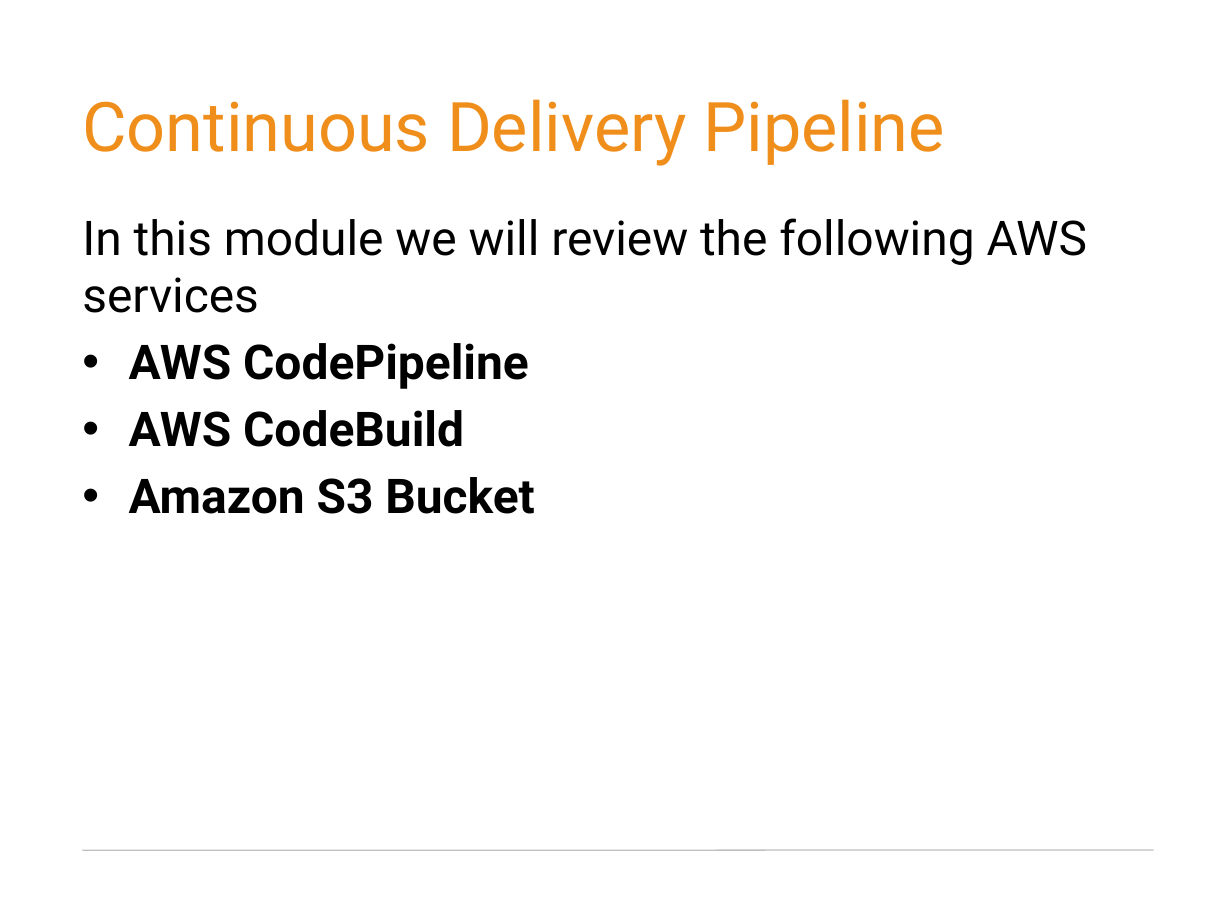
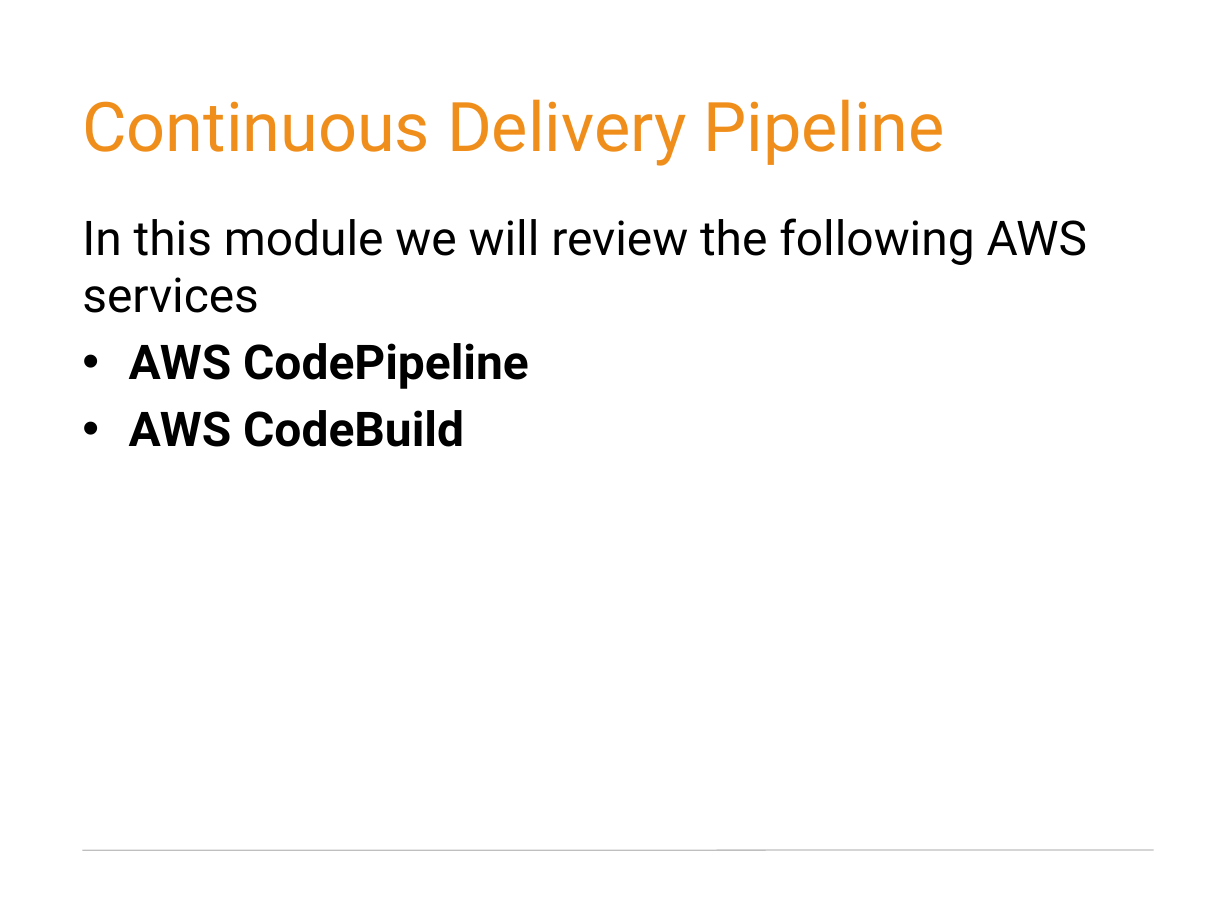
Before and after one commit to germanilia/AWS-MicroServices-Lmabda, a slide deck: slide 17 of Module 04 Building a CI:CD pipeline for serverless applications within AWS (Lambda).pptx. Drawn at 1232x924 pixels with LibreOffice and Linux fonts; fonts in the diff are those of the drawing; background and template pictures are left out. Boxes give left, top, right and bottom in pixels: in the first picture for what was removed or moved away, otherwise in the second. Text is boxed around its words. In the diff, an @@ line names an element or a change of style, - is before the commit and + after.

```diff
--- a/Module 04 Building a CI:CD pipeline for serverless applications within AWS (Lambda).pptx
+++ b/Module 04 Building a CI:CD pipeline for serverless applications within AWS (Lambda).pptx
@@ text at (129,477,534,514): paragraph removed @@
-• Amazon S3 Bucket
```
Also in this commit, not shown: 1 other slide changed, 5 slides added, 29 other files.
